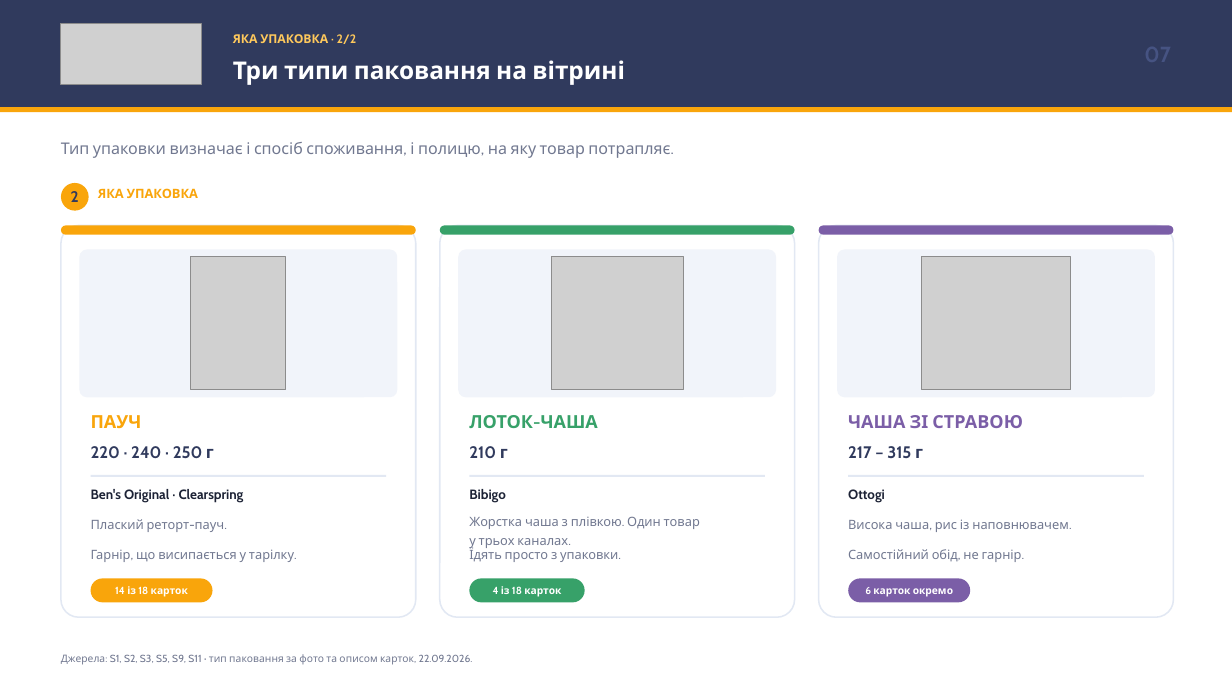
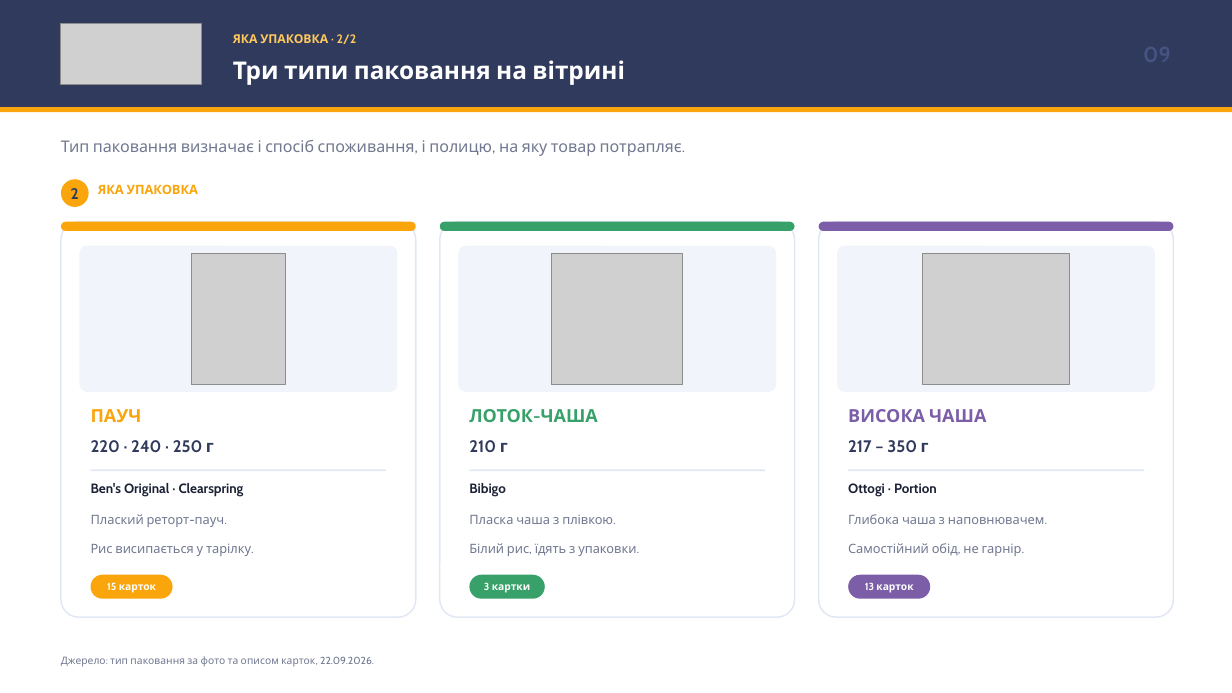
Before and after one commit to IllyaChaplygin/Chaplygin-Illya, a slide deck: slide 9 of market-research/Gotovyi_Rys_Doslidzhennia_Rynku.pptx (slide 7 before the commit). Drawn at 1232x693 pixels with LibreOffice and Linux fonts; fonts in the diff are those of the drawing; grey boxes stand for pictures. Boxes give left, top, right and bottom in pixels: in the first picture for what was removed or moved away, otherwise in the second. Text is boxed around its words. In the diff, an @@ line names an element or a change of style, - is before the commit and + after.

```diff
--- a/market-research/Gotovyi_Rys_Doslidzhennia_Rynku.pptx
+++ b/market-research/Gotovyi_Rys_Doslidzhennia_Rynku.pptx
@@ text at [61, 140, 682, 156]: text changed @@
-Тип упаковки визначає і спосіб споживання, і полицю, на яку товар потрапляє.
+Тип паковання визначає і спосіб споживання, і полицю, на яку товар потрапляє.
@@ text "ЯКА УПАКОВКА": place and size @@
-text "ЯКА УПАКОВКА" at [98, 188, 198, 198]
+text "ЯКА УПАКОВКА" at [98, 184, 198, 194]
@@ rounded rectangle: place and size @@
-rounded rectangle at [61, 226, 416, 617]
+rounded rectangle at [61, 222, 416, 617]
@@ rounded rectangle: place and size @@
-rounded rectangle at [440, 226, 795, 617]
+rounded rectangle at [440, 222, 795, 617]
@@ rounded rectangle: place and size @@
-rounded rectangle at [819, 226, 1174, 617]
+rounded rectangle at [819, 222, 1174, 617]
@@ text at [848, 409, 986, 422]: text changed @@
-ЧАША ЗІ СТРАВОЮ
+ВИСОКА ЧАША
@@ text at [848, 440, 929, 452]: text changed @@
-217 – 315 г
+217 – 350 г
@@ 8 texts, 7 rounded rectangles, 3 pictures, 3 rectangles: place and size @@
-8 texts, 7 rounded rectangles, 3 pictures, 3 rectangles at [61, 183, 1174, 562]
+8 texts, 7 rounded rectangles, 3 pictures, 3 rectangles at [61, 179, 1174, 556]
@@ text at [848, 483, 937, 497]: text changed @@
-Ottogi
+Ottogi · Portion
@@ text at [469, 515, 613, 524]: text changed @@
-Жорстка чаша з плівкою. Один товар
-у трьох каналах.
+Пласка чаша з плівкою.
@@ text at [848, 514, 1045, 524]: text changed @@
-Висока чаша, рис із наповнювачем.
+Глибока чаша з наповнювачем.
@@ text at [91, 543, 251, 556]: text changed @@
-Гарнір, що висипається у тарілку.
+Рис висипається у тарілку.
@@ text at [469, 543, 636, 556]: text changed @@
-Їдять просто з упаковки.
+Білий рис, їдять з упаковки.
@@ rounded rectangle: place and size @@
-rounded rectangle at [91, 579, 213, 603]
+rounded rectangle at [91, 575, 173, 599]
@@ text at [107, 583, 156, 593]: text changed @@
-14 із 18 карток
+15 карток
@@ rounded rectangle: place and size @@
-rounded rectangle at [470, 579, 585, 603]
+rounded rectangle at [470, 575, 545, 599]
@@ text at [484, 582, 530, 593]: text changed @@
-4 із 18 карток
+3 картки
@@ rounded rectangle: place and size @@
-rounded rectangle at [848, 579, 970, 603]
+rounded rectangle at [848, 575, 931, 599]
@@ text at [865, 583, 913, 593]: text changed @@
-6 карток окремо
+13 карток
@@ text at [61, 656, 374, 667]: text changed @@
-Джерела: S1, S2, S3, S5, S9, S11 · тип паковання за фото та описом карток, 22.09.2026.
+Джерело: тип паковання за фото та описом карток, 22.09.2026.
```
Also in this commit, not shown: 4 other slides changed, 7 slides added, 8 slides removed, 3 other files.
